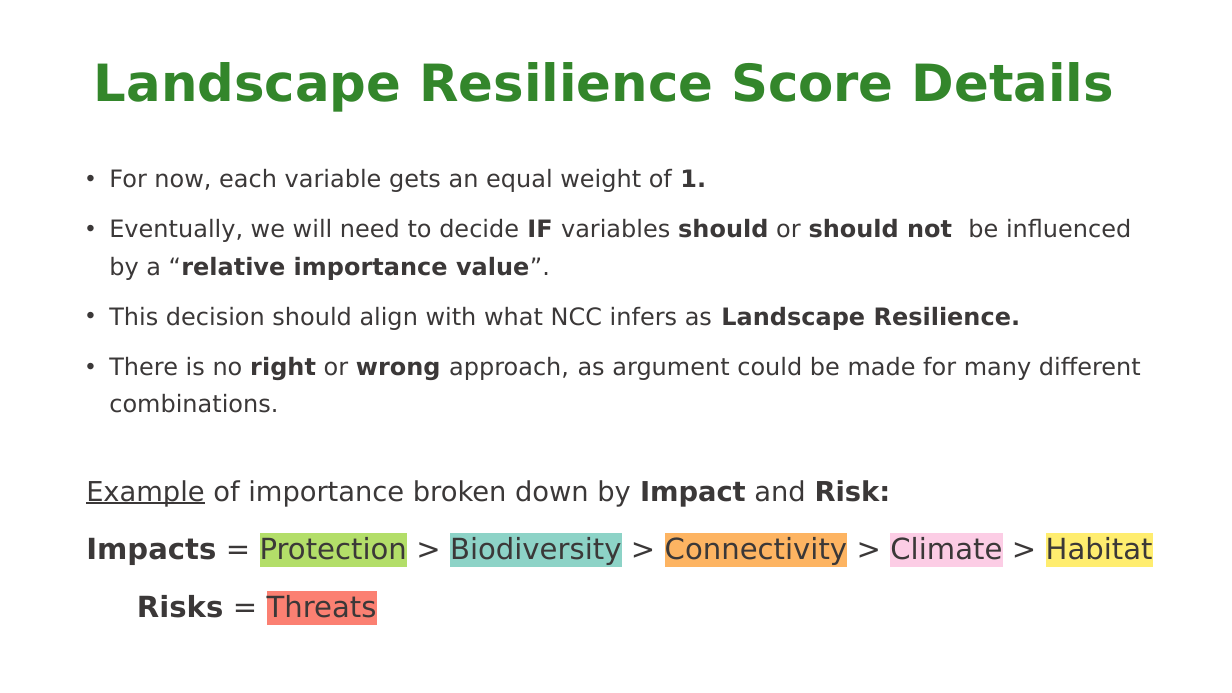
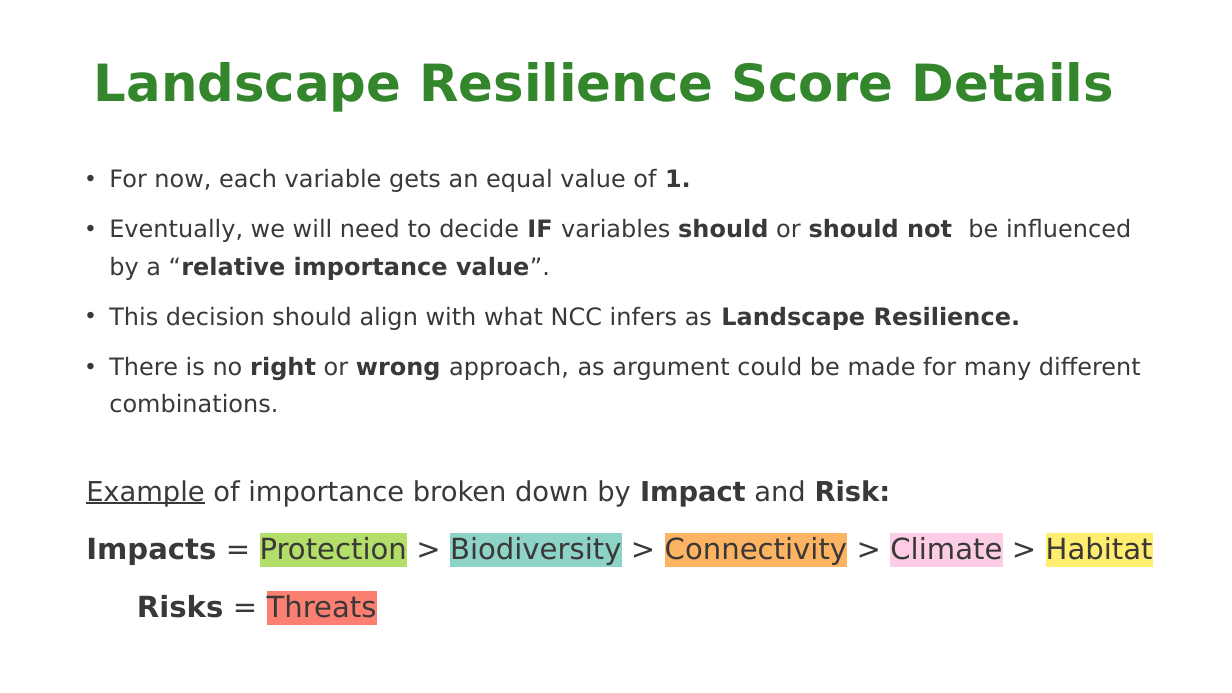
Before and after one commit to NCC-CNC/RI-proto, a slide deck: slide 15 of www/LANDSCAPE_RESILIENCE.pptx. Drawn at 1232x693 pixels with LibreOffice and Linux fonts; fonts in the diff are those of the drawing; background and template pictures are left out. Boxes give left, top, right and bottom in pixels: in the first picture for what was removed or moved away, otherwise in the second. Text is boxed around its words. In the diff, an @@ line names an element or a change of style, - is before the commit and + after.

```diff
--- a/www/LANDSCAPE_RESILIENCE.pptx
+++ b/www/LANDSCAPE_RESILIENCE.pptx
@@ text at box(109, 168, 691, 192): text changed @@
-• For now, each variable gets an equal weight of 1.
+• For now, each variable gets an equal value of 1.
```
Also in this commit, not shown: 9 other slides changed, 1 other file.
